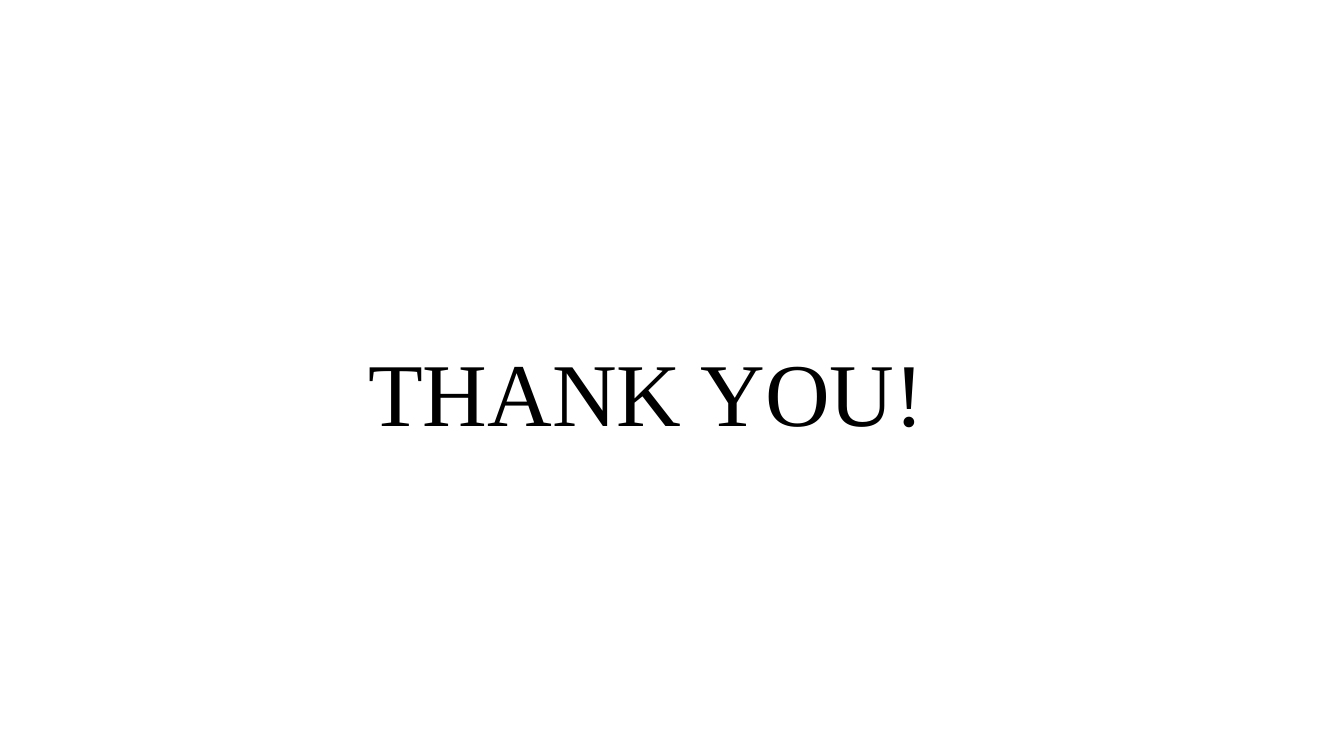
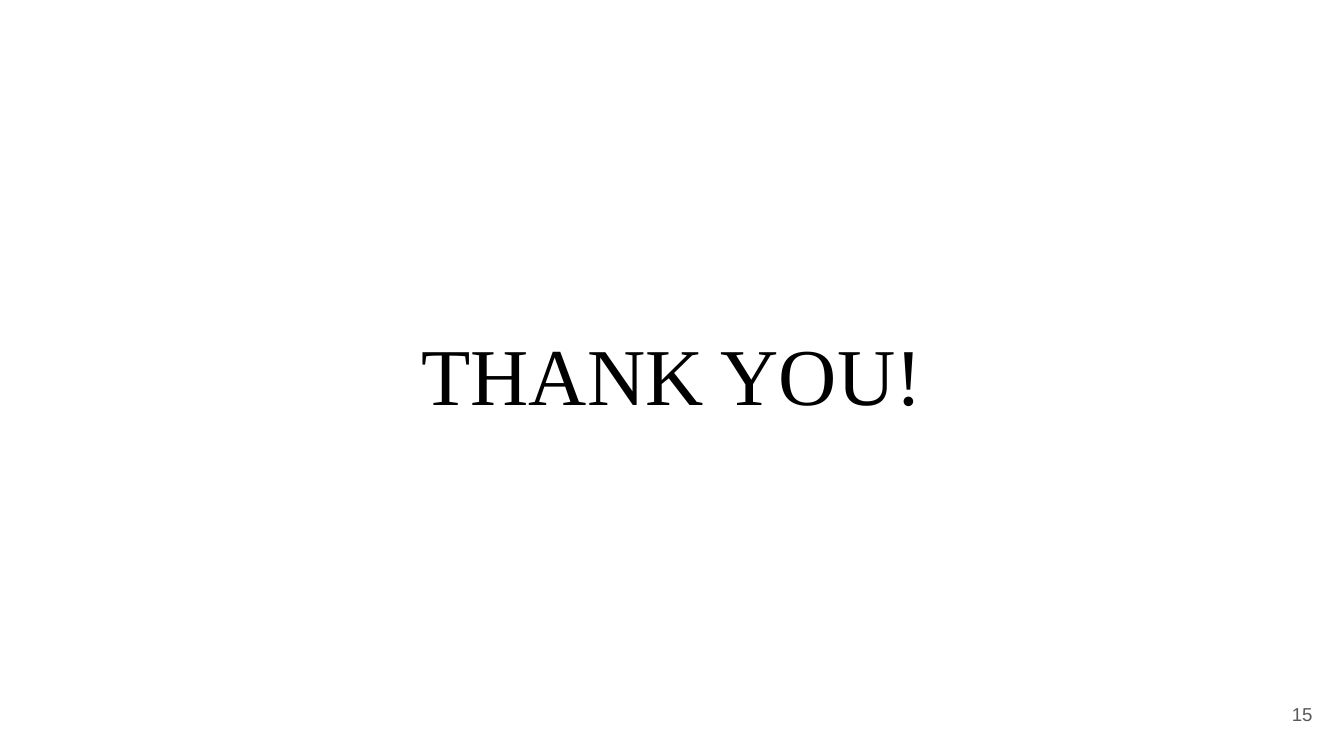
Before and after one commit to Lumineskz/AnonFeedbackWall, a slide deck: slide 15 of Presentations/Proposal Format.pptx (slide 16 before the commit). Drawn at 1344x756 pixels with LibreOffice and Linux fonts; fonts in the diff are those of the drawing. Boxes give left, top, right and bottom in pixels: in the first picture for what was removed or moved away, otherwise in the second. Text is boxed around its words. In the diff, an @@ line names an element or a change of style, - is before the commit and + after.

```diff
--- a/Presentations/Proposal Format.pptx
+++ b/Presentations/Proposal Format.pptx
@@ title "THANK YOU!": place and size @@
-title "THANK YOU!" at bbox=[368, 366, 925, 428]
+title "THANK YOU!" at bbox=[422, 351, 923, 406]
@@ title "THANK YOU!" at bbox=[422, 351, 923, 406]: size 48 to 43.2 pt @@
@@ page number added at bbox=[1292, 708, 1313, 721], 10 pt, text #595959 @@
+15
```
Also in this commit, not shown: 14 other slides changed, 1 slide removed, 1 other file.
